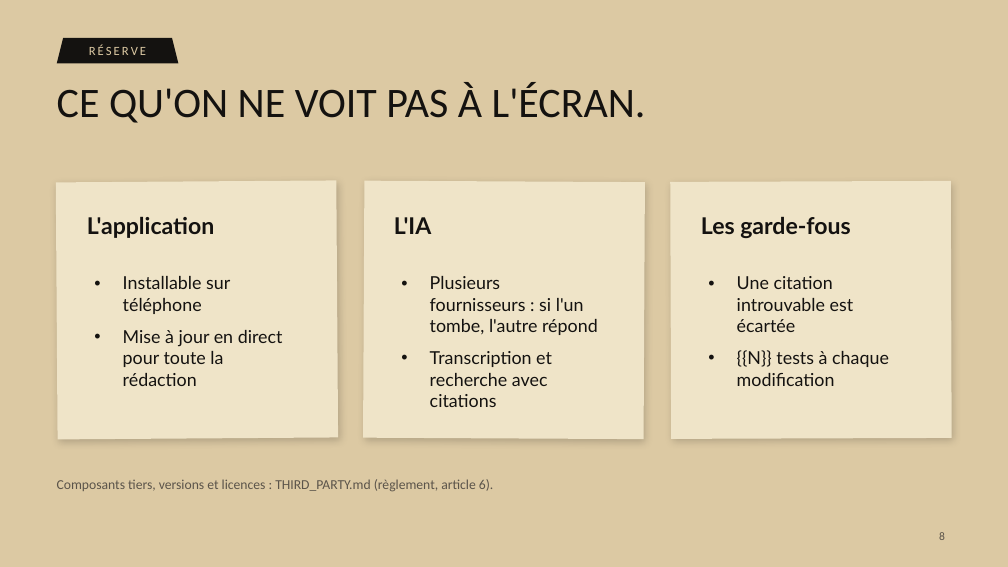
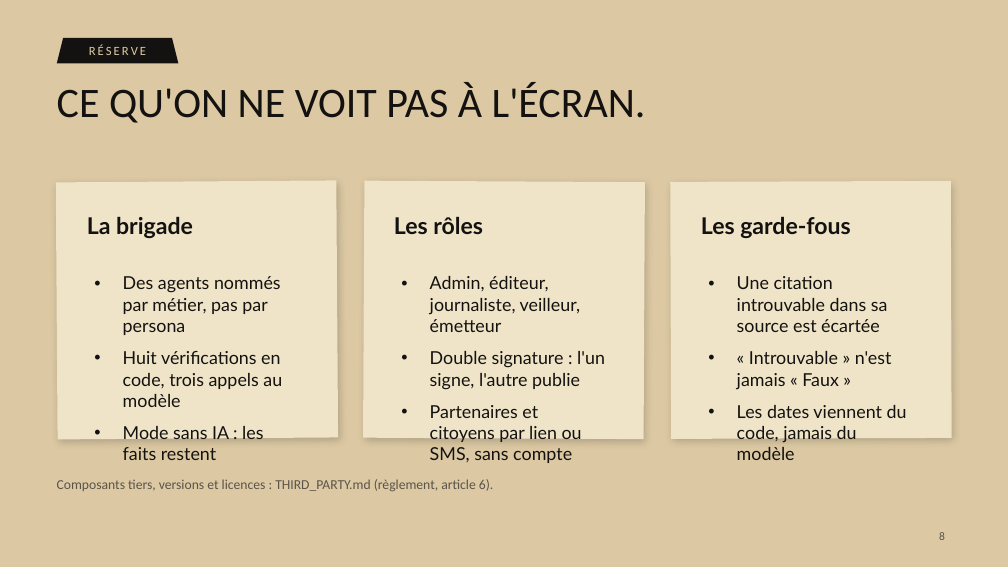
Before and after one commit to 0nlyDevs/checky-platform, a slide deck: slide 8 of docs/pitch/deck/fanilo-pitch.pptx. Drawn at 1008x567 pixels with LibreOffice and Linux fonts; fonts in the diff are those of the drawing. Boxes give left, top, right and bottom in pixels: in the first picture for what was removed or moved away, otherwise in the second. Text is boxed around its words. In the diff, an @@ line names an element or a change of style, - is before the commit and + after.

```diff
--- a/docs/pitch/deck/fanilo-pitch.pptx
+++ b/docs/pitch/deck/fanilo-pitch.pptx
@@ text at [87,217,193,238]: text changed @@
-L'application
+La brigade
@@ text at [394,217,483,234]: text changed @@
-L'IA
+Les rôles
@@ text at [123,276,282,460]: text changed @@
-• Installable sur téléphone
-• Mise à jour en direct pour toute la rédaction
+• Des agents nommés par métier, pas par persona
+• Huit vérifications en code, trois appels au modèle
+• Mode sans IA : les faits restent
@@ text at [430,276,605,463]: text changed @@
-• Plusieurs fournisseurs : si l'un tombe, l'autre répond
-• Transcription et recherche avec citations
+• Admin, éditeur, journaliste, veilleur, émetteur
+• Double signature : l'un signe, l'autre publie
+• Partenaires et citoyens par lien ou SMS, sans compte
@@ text at [737,276,907,460]: text changed @@
-• Une citation introuvable est écartée
-• {{N}} tests à chaque modification
+• Une citation introuvable dans sa source est écartée
+• « Introuvable » n'est jamais « Faux »
+• Les dates viennent du code, jamais du modèle
```
Also in this commit, not shown: 5 other slides changed, 2 slides added, 2 slides removed, 2 other files.
